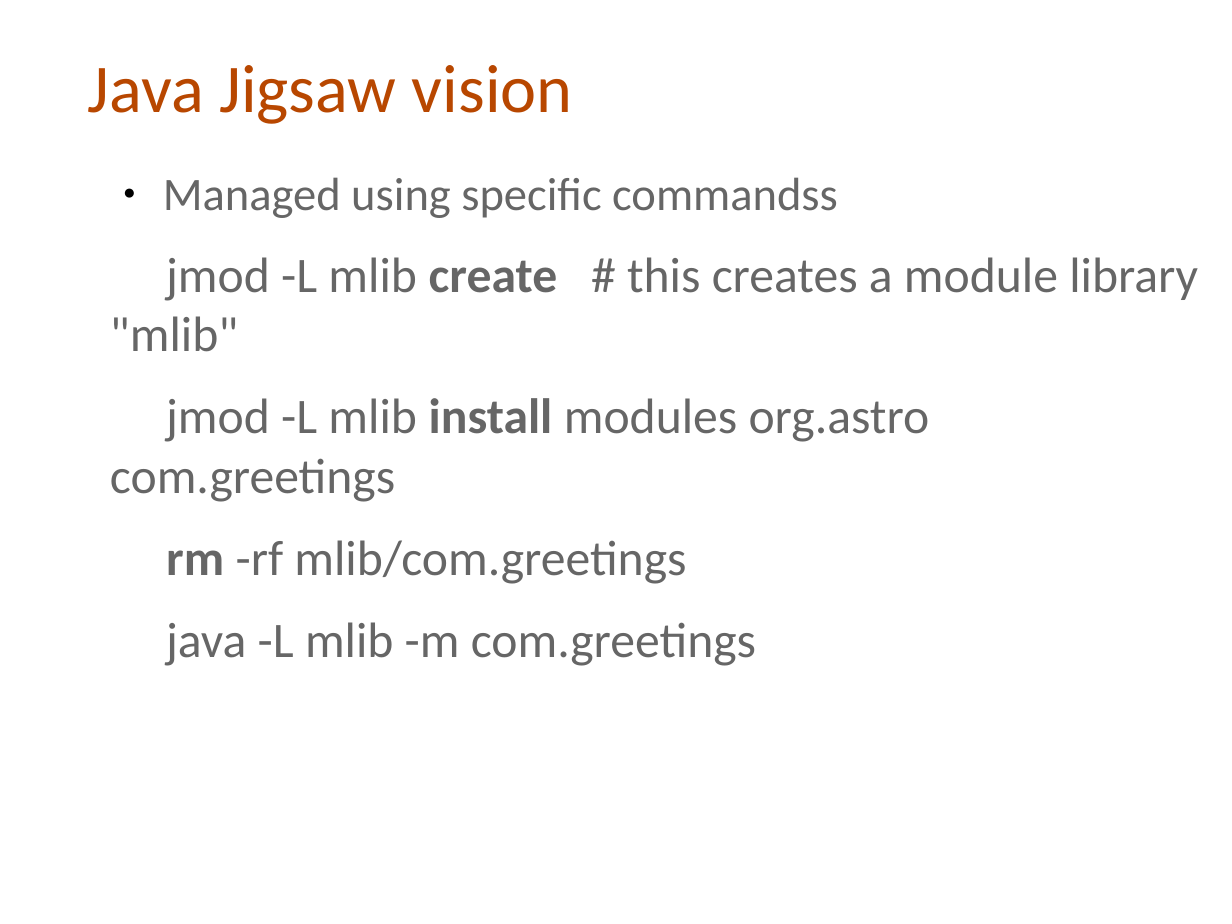
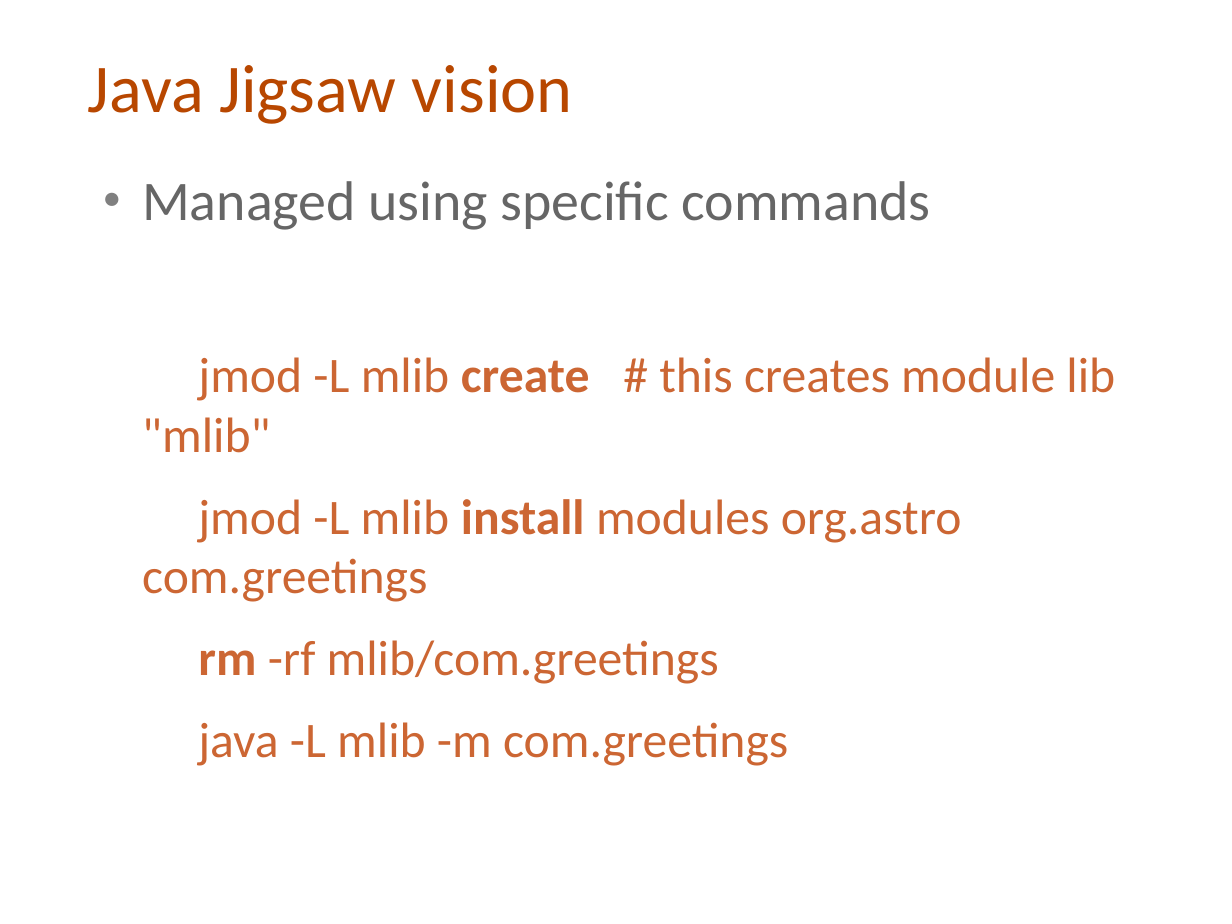
Before and after one commit to cmoulliard/apachecon-2012, a slide deck: slide 23 of karaf-ee-apachecon_eu_2012.odp (slide 21 before the commit). Drawn at 1232x924 pixels with LibreOffice and Linux fonts; fonts in the diff are those of the drawing; background and template pictures are left out. Boxes give left, top, right and bottom in pixels: in the first picture for what was removed or moved away, otherwise in the second. Text is boxed around its words. In the diff, an @@ line names an element or a change of style, - is before the commit and + after.

```diff
--- a/karaf-ee-apachecon_eu_2012.odp
+++ b/karaf-ee-apachecon_eu_2012.odp
@@ text "Managed using specific commands": place and size @@
-text "Managed using specific commands" at (110,177,1198,666)
+text "Managed using specific commands" at (142,181,1115,766)
@@ text at (142,181,1115,453): text changed; text colour #666666 to #CC6633 @@
-● Managed using specific commandss
-jmod -L mlib create # this creates a module library "mlib"
+● Managed using specific commands
+jmod -L mlib create # this creates module lib "mlib"
@@ text at (142,499,962,766): text colour #666666 to #CC6633 in "jmod -L mlib install modules org.astro com.greetings", "rm -rf mlib/com.greetings", "java -L mlib -m com.greetings" @@
```
Also in this commit, not shown: 27 other slides changed, 7 slides added, 5 slides removed.
